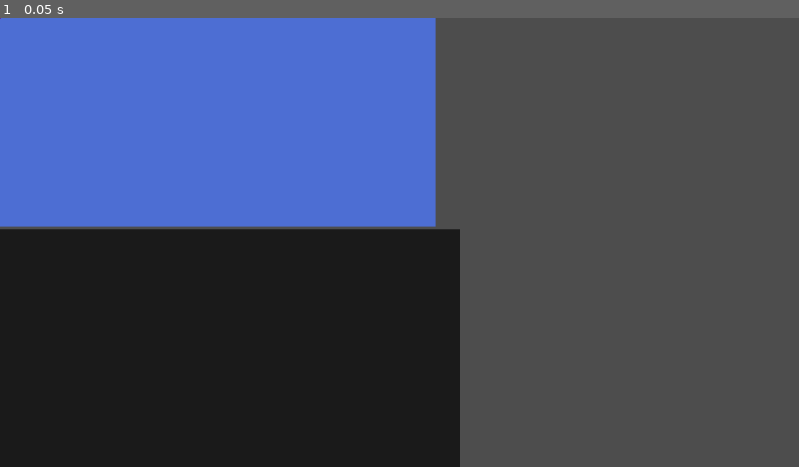
Above: before the commit, frame 1.
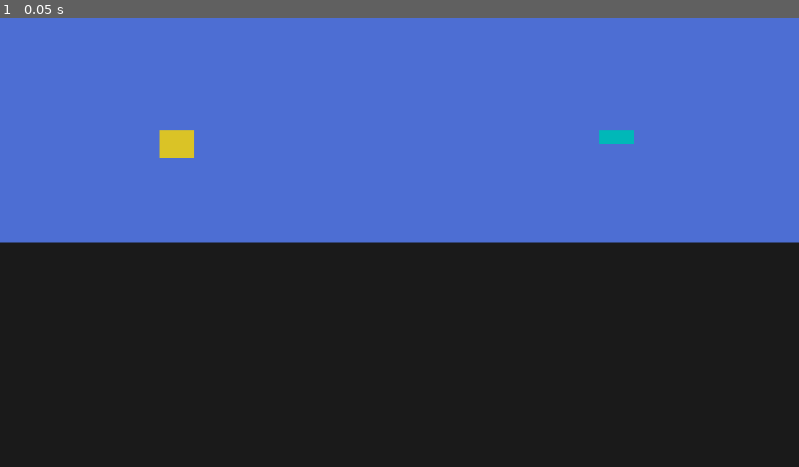
Above: after the commit, the same moment.

Repository: LoM-333/QGLearn
Game: Godot game, scene res://scenes/DeutschRoom.tscn
Two runs of this game, one before a commit and one after it. Both use one fixed random seed, a clock stepped at 60 frames per second and the inputs below.
Inputs:
- Up to frame 1 (0.05 s): no input

The runs differ from the first frame. In frame 1, 46% of the frame differs, in the area x 0-100%, y 0-100%.

Commit message:
added placeholder ColorRects for PhaseWheel & Qubit

Diff:
--- a/qglearn/scenes/DeutschRoom.tscn
+++ b/qglearn/scenes/DeutschRoom.tscn
@@ -1,9 +1,7 @@
-[gd_scene load_steps=4 format=3 uid="uid://cw2ymhwf86kvt"]
+[gd_scene load_steps=3 format=3 uid="uid://cw2ymhwf86kvt"]
 
 [ext_resource type="Script" uid="uid://ktj8ps8cdxg7" path="res://scripts/DeutschRoom.gd" id="1_b048o"]
 [ext_resource type="PackedScene" uid="uid://cn8w2kl7rn7k2" path="res://scenes/Qubit.tscn" id="2_u3jbr"]
-
-[sub_resource type="PlaceholderTexture2D" id="PlaceholderTexture2D_oic1p"]
 
 [node name="DeutschRoom" type="Node2D"]
 script = ExtResource("1_b048o")
@@ -15,11 +13,6 @@
 offset_bottom = 301.0
 color = Color(0.301961, 0.431373, 0.827451, 1)
 
-[node name="PhaseWheel" type="Sprite2D" parent="."]
-position = Vector2(1, 0.25)
-scale = Vector2(-1, 1.5)
-texture = SubResource("PlaceholderTexture2D_oic1p")
-
 [node name="MeasurementZone" type="ColorRect" parent="."]
 offset_left = -166.0
 offset_top = 305.0
@@ -29,3 +22,8 @@
 
 [node name="Qubit" parent="." instance=ExtResource("2_u3jbr")]
 position = Vector2(163, 104)
+
+[node name="PhaseWheel" type="ColorRect" parent="."]
+offset_right = 100.0
+offset_bottom = 40.0
+color = Color(2.88785e-07, 0.720128, 0.721001, 1)
--- a/qglearn/scenes/Qubit.tscn
+++ b/qglearn/scenes/Qubit.tscn
@@ -1,3 +1,8 @@
 [gd_scene format=3 uid="uid://cn8w2kl7rn7k2"]
 
 [node name="Qubit" type="Node2D"]
+
+[node name="Visual" type="ColorRect" parent="."]
+offset_right = 50.0
+offset_bottom = 40.0
+color = Color(0.855053, 0.763977, 0.148835, 1)
--- a/qglearn/scripts/DeutschRoom.gd
+++ b/qglearn/scripts/DeutschRoom.gd
@@ -3,6 +3,26 @@
 @onready var qubit = $Qubit
 @onready var fluid_zone = $FluidZone
 @onready var measurement_zone = $MeasurementZone
+@onready var phase_wheel = $PhaseWheel
+
+func _ready():
+	var screen_size = get_viewport_rect().size
+	var half_height = screen_size.y / 2
+
+	# 🟦 Fluid Zone: top half of screen
+	fluid_zone.position = Vector2(0, 0)
+	fluid_zone.size = Vector2(screen_size.x, half_height)
+
+	# ⚫ Measurement Zone: bottom half of screen
+	measurement_zone.position = Vector2(0, half_height)
+	measurement_zone.size = Vector2(screen_size.x, half_height)
+
+	# ⚙️ Phase Wheel: centered horizontally, in top half (fluid)
+	phase_wheel.position = Vector2(screen_size.x * 0.75, half_height * 0.5)
+	phase_wheel.scale = Vector2(0.5, 0.5)  # optional scaling if too big
+
+	# 🟢 Qubit: start near left edge of fluid zone
+	qubit.position = Vector2(screen_size.x * 0.2, half_height * 0.5)
 
 func _input(event):
 	if event is InputEventKey and event.pressed:
